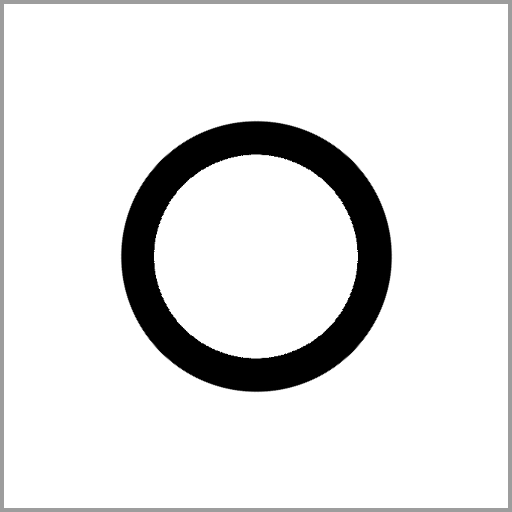
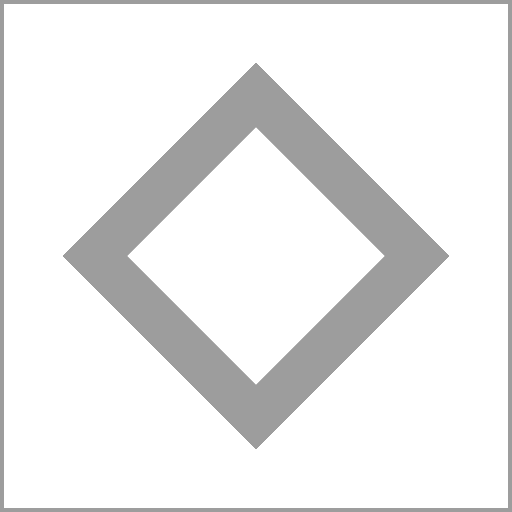
Layers edited between the first and the second w=512, h=512 image:
showed "Transformation #1" over (127, 127, 385, 385)
showed "Transformation", painted on it over (63, 63, 449, 449)
hid "Transformation #3" over (153, 154, 358, 359)
hid "Transformation #2" over (120, 120, 393, 393)
